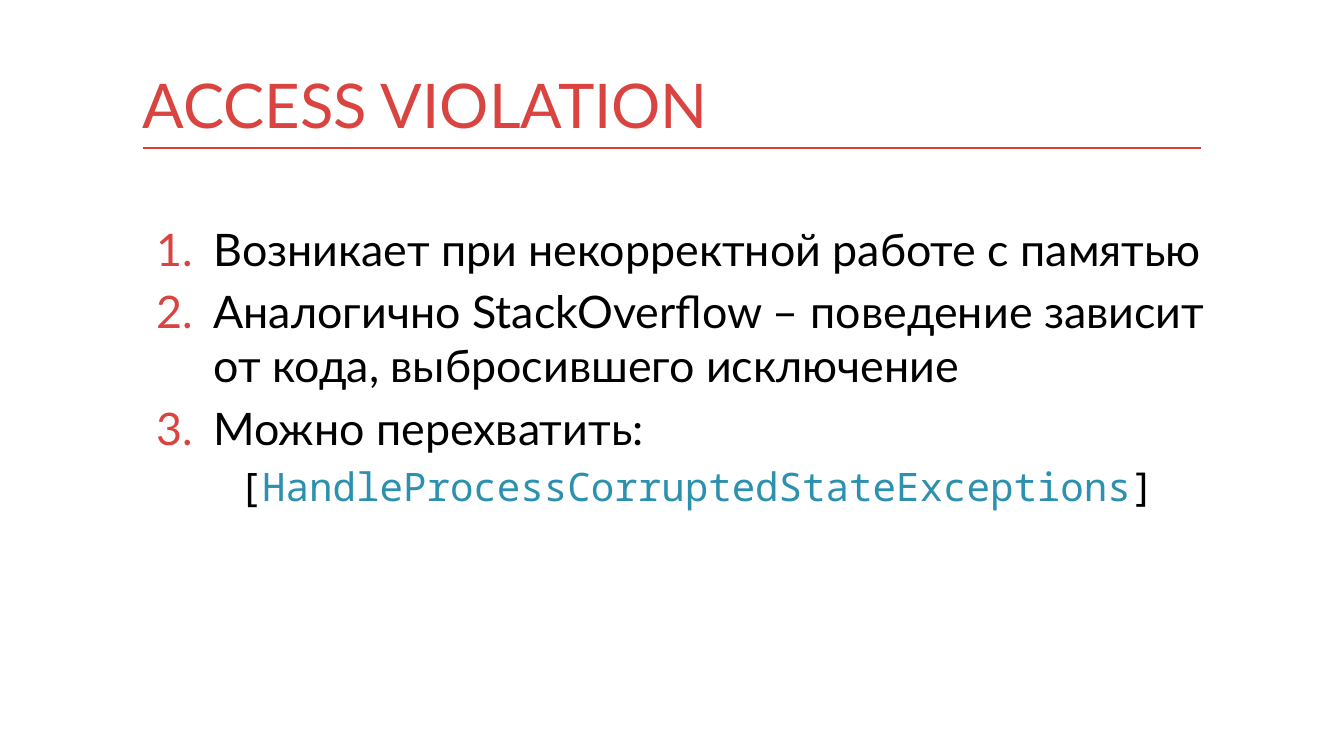
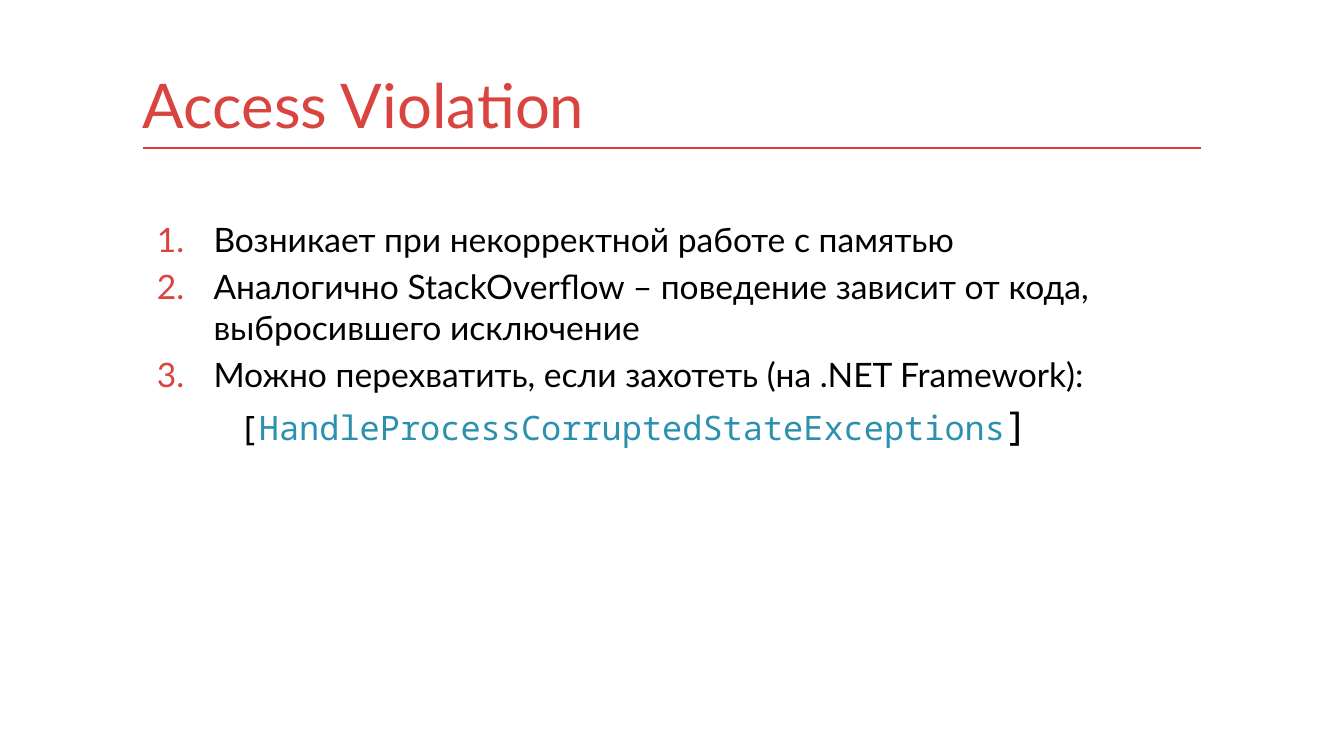
Before and after one commit to kontur-courses/exceptions, a slide deck: slide 33 of exceptions.pptx (slide 31 before the commit). Drawn at 1344x756 pixels with LibreOffice and Linux fonts; fonts in the diff are those of the drawing. Boxes give left, top, right and bottom in pixels: in the first picture for what was removed or moved away, otherwise in the second. Text is boxed around its words. In the diff, an @@ line names an element or a change of style, - is before the commit and + after.

```diff
--- a/exceptions.pptx
+++ b/exceptions.pptx
@@ title at (143, 82, 584, 129): text changed @@
-ACCESS VIOLATION
+Access Violation
@@ text at (214, 227, 1089, 448): size 32 to 24 pt in "Возникает при некорректной работе с памятью", "Аналогично StackOverflow – поведение зависит от кода, ..."; size 28 to 24 pt in "[HandleProcessCorruptedStateExceptions]"; less space between paragraphs @@
@@ text at (214, 361, 1083, 393): text changed; size 32 to 24 pt @@
-3. Можно перехватить:
+3. Можно перехватить, если захотеть (на .NET Framework):
```
Also in this commit, not shown: 37 other slides changed, 2 slides added, 3 slides removed.
